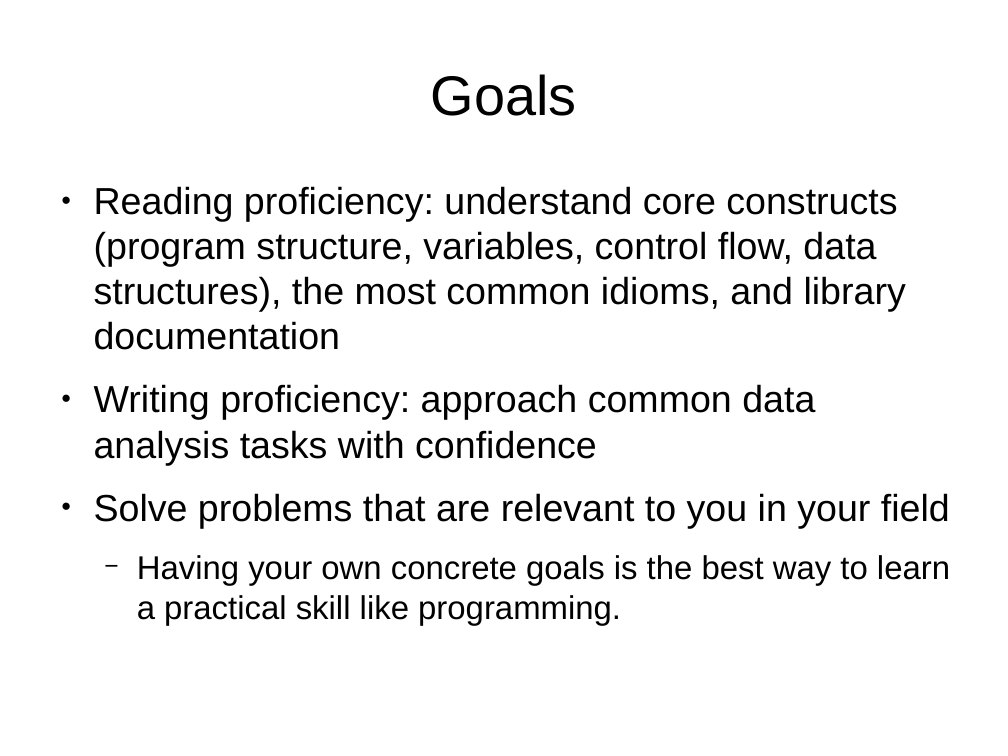
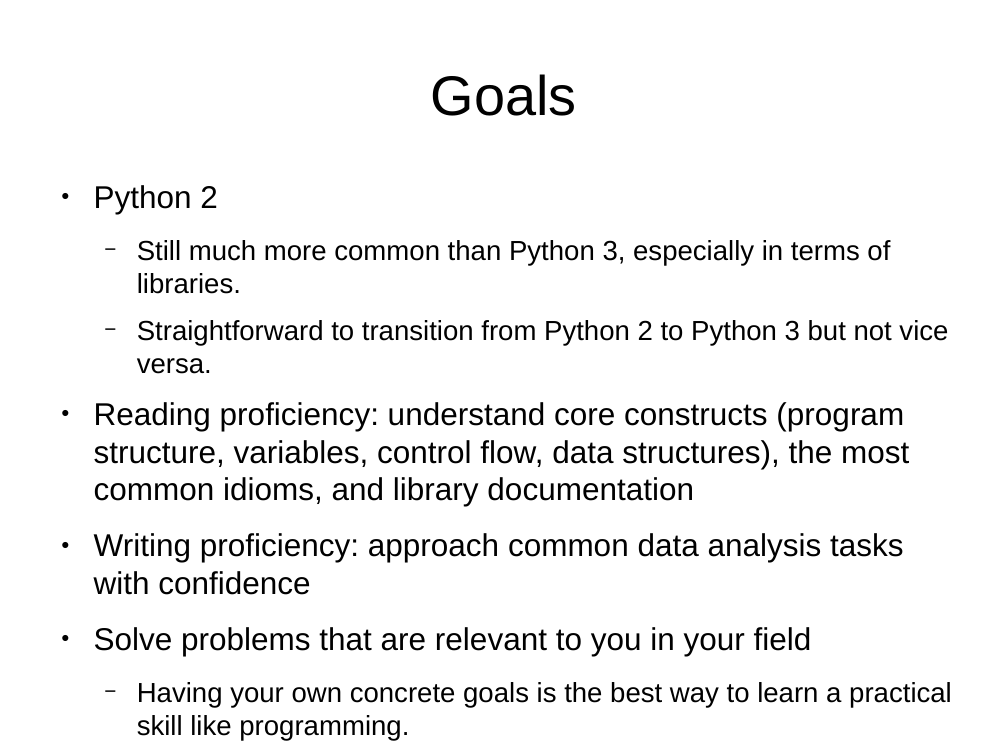
Before and after one commit to chxy/python, a slide deck: slide 5 of 00_intro.odp (slide 6 before the commit). Drawn at 1008x756 pixels with LibreOffice and Linux fonts; fonts in the diff are those of the drawing. Boxes give left, top, right and bottom in pixels: in the first picture for what was removed or moved away, otherwise in the second. Text is boxed around its words. In the diff, an @@ line names an element or a change of style, - is before the commit and + after.

```diff
--- a/00_intro.odp
+++ b/00_intro.odp
@@ text at <box>94,185,948,374</box>: paragraphs added @@
+● Python 2
+  − Still much more common than Python 3, especially in terms of libraries.
+  − Straightforward to transition from Python 2 to Python 3 but not vice versa.
@@ text at <box>94,402,952,740</box>: size 29.6 to 24.8 pt in "Reading proficiency: understand core constructs (program str ...", "Writing proficiency: approach common data analysis tasks ...", "Solve problems that are relevant to you ..."; size 25.9 to 21.7 pt in "Having your own concrete goals is the ..." @@
```
Also in this commit, not shown: 1 other slide changed, 3 slides removed.
